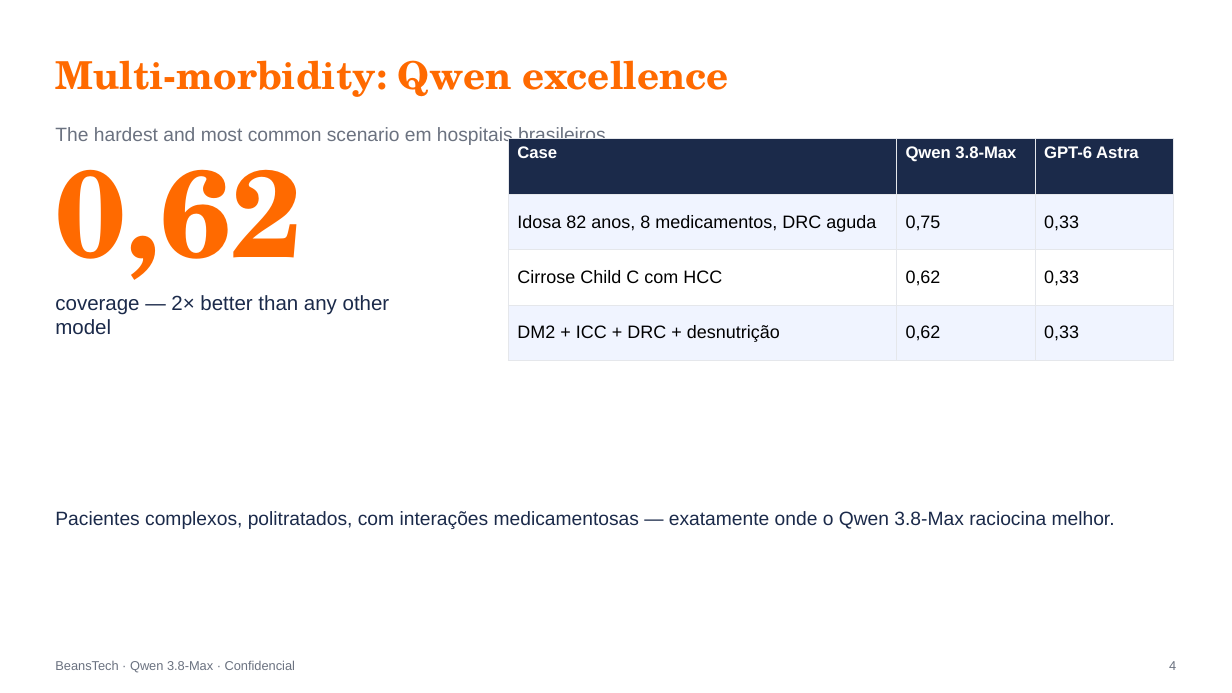
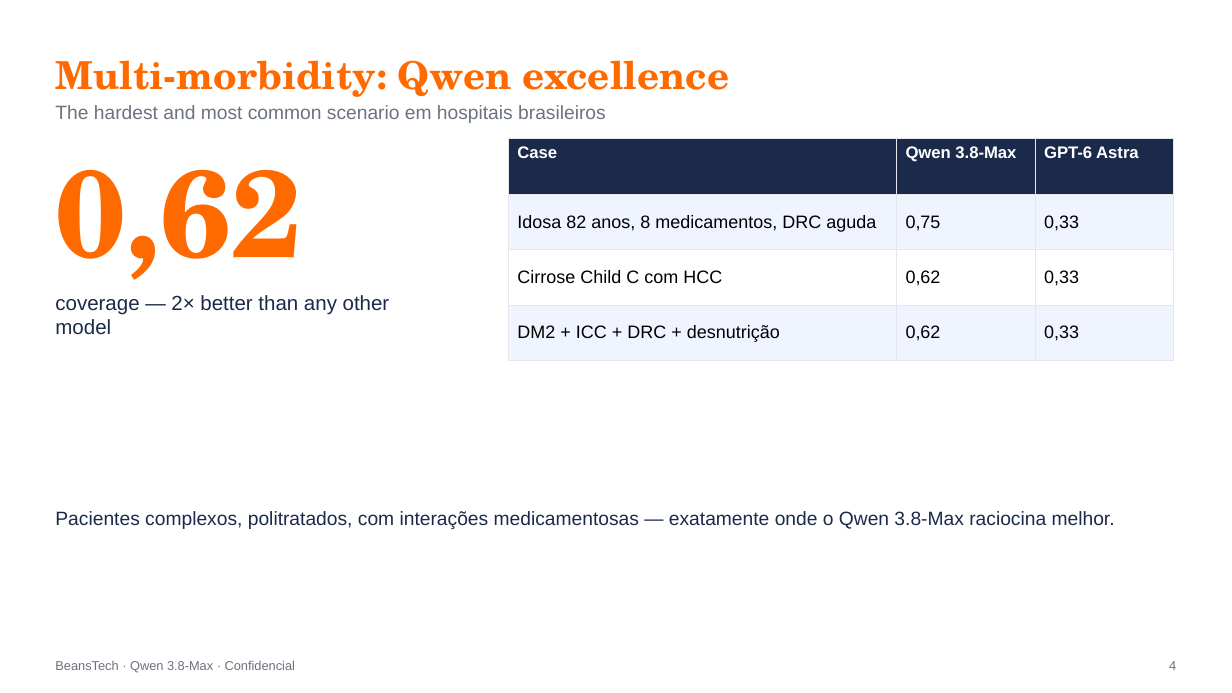
Before and after one commit to beanstechhub/healthtech-infra, a slide deck: slide 4 of apresentacoes/Qwen_Medicina_Eric_EN.pptx. Drawn at 1232x693 pixels with LibreOffice and Linux fonts; fonts in the diff are those of the drawing. Boxes give left, top, right and bottom in pixels: in the first picture for what was removed or moved away, otherwise in the second. Text is boxed around its words. In the diff, an @@ line names an element or a change of style, - is before the commit and + after.

```diff
--- a/apresentacoes/Qwen_Medicina_Eric_EN.pptx
+++ b/apresentacoes/Qwen_Medicina_Eric_EN.pptx
@@ text "The hardest and most common ...": place and size @@
-text "The hardest and most common ..." at box(55, 127, 606, 145)
+text "The hardest and most common ..." at box(55, 105, 606, 123)
@@ text "0,62" rewrapped from box(55, 132, 301, 297) to box(55, 169, 301, 297) @@
@@ table at box(508, 139, 1174, 360) @@
@@ borders changed @@
```
Also in this commit, not shown: 4 other slides changed, 1 other file.
